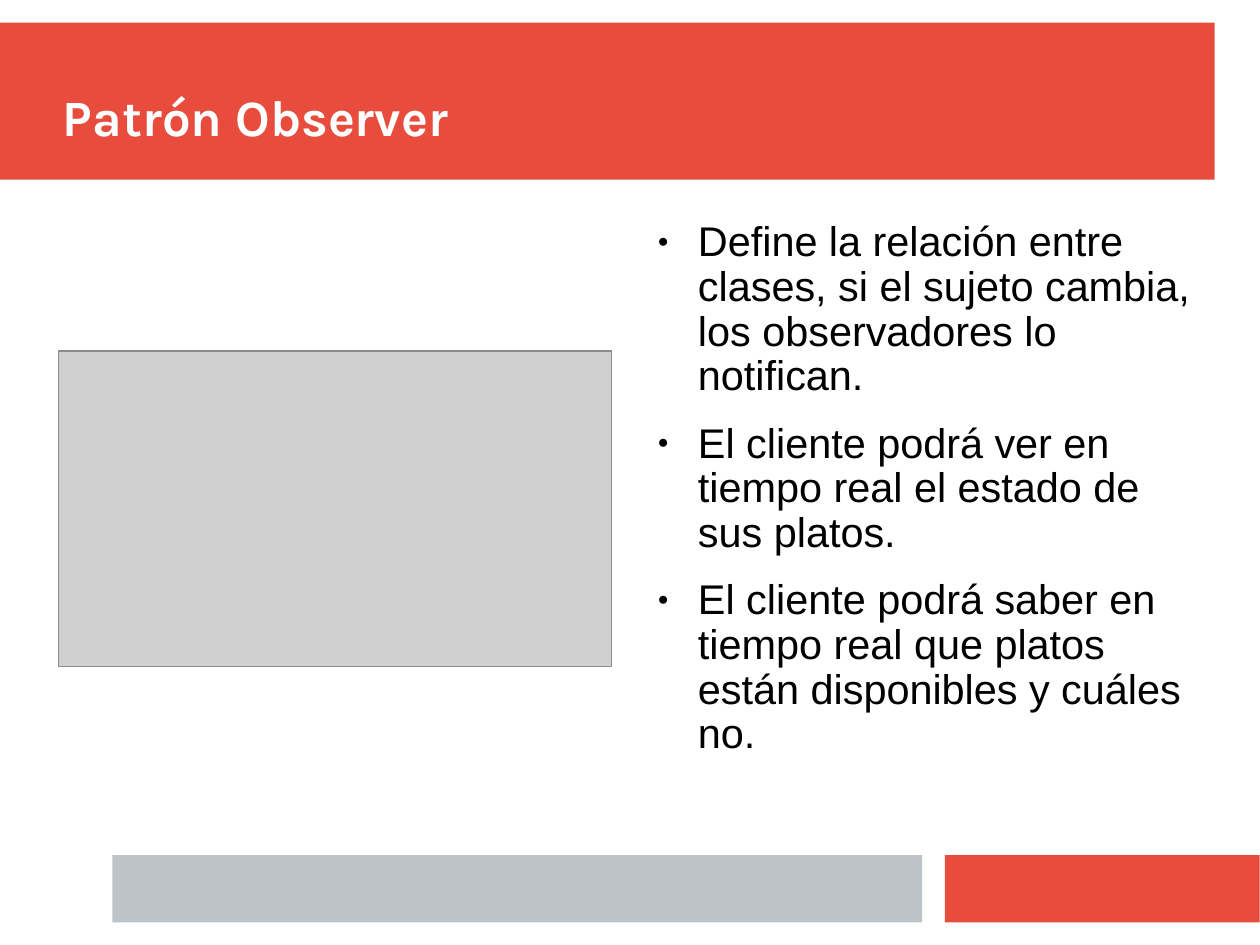
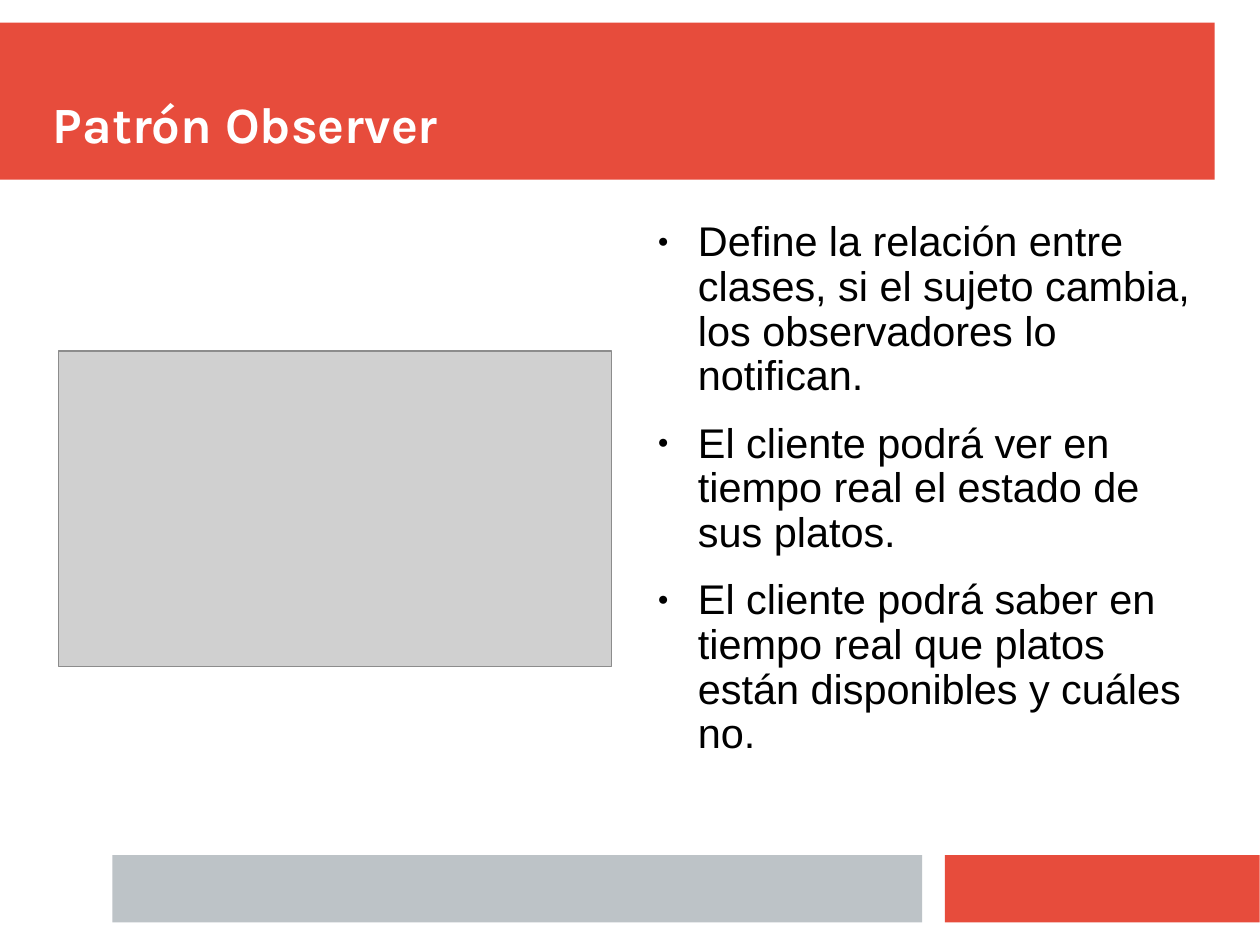
Before and after one commit to Juanba1998/APP-Restaurante, a slide deck: slide 22 of Material/Presentación/Presentacion Final.pptx. Drawn at 1260x945 pixels with LibreOffice and Linux fonts; fonts in the diff are those of the drawing; grey boxes stand for pictures. Boxes give left, top, right and bottom in pixels: in the first picture for what was removed or moved away, otherwise in the second. Text is boxed around its words. In the diff, an @@ line names an element or a change of style, - is before the commit and + after.

```diff
--- a/Material/Presentación/Presentacion Final.pptx
+++ b/Material/Presentación/Presentacion Final.pptx
@@ text "Patrón Observer": place and size @@
-text "Patrón Observer" at (63, 96, 448, 137)
+text "Patrón Observer" at (53, 103, 438, 144)
```
Also in this commit, not shown: 10 other slides changed, 1 slide added, 1 slide removed.
